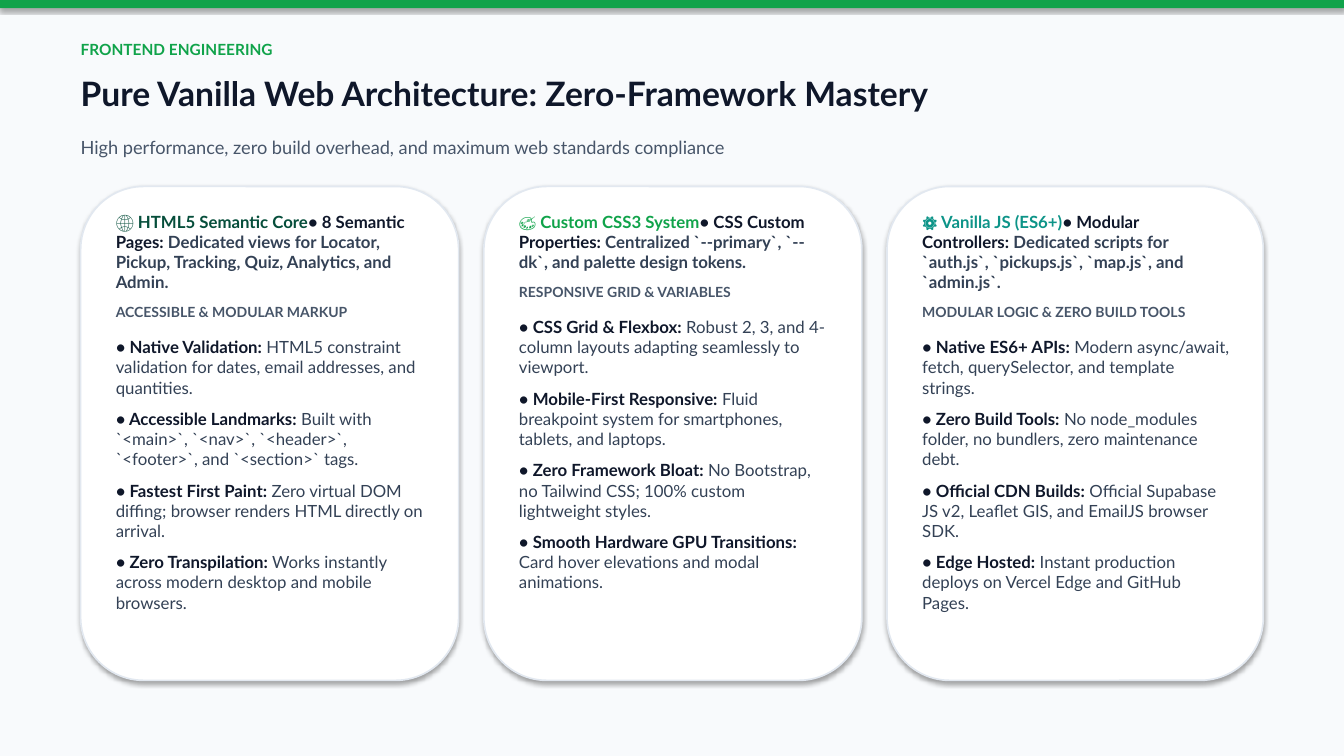
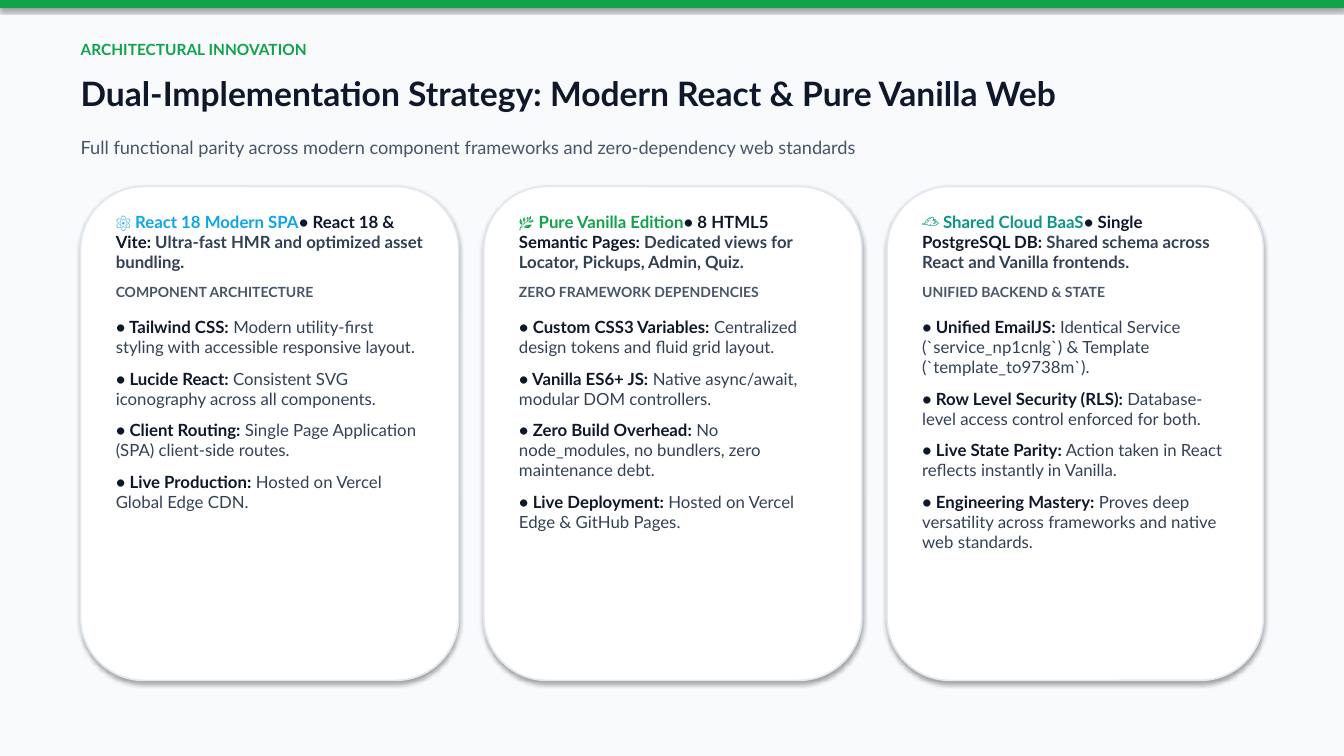
Before and after one commit to chandan-bk/ecocycle-vanilla, a slide deck: slide 6 of EcoCycle_Project_Presentation.pptx. Drawn at 1344x756 pixels with LibreOffice and Linux fonts; fonts in the diff are those of the drawing. Boxes give left, top, right and bottom in pixels: in the first picture for what was removed or moved away, otherwise in the second. Text is boxed around its words. In the diff, an @@ line names an element or a change of style, - is before the commit and + after.

Commit message:
docs(presentation): update presentation for general delivery with both React and Vanilla live sites

```diff
--- a/EcoCycle_Project_Presentation.pptx
+++ b/EcoCycle_Project_Presentation.pptx
@@ text at box(81, 43, 307, 55): text changed @@
-FRONTEND ENGINEERING
+ARCHITECTURAL INNOVATION
@@ text at box(81, 81, 1056, 112): text changed @@
-Pure Vanilla Web Architecture: Zero-Framework Mastery
+Dual-Implementation Strategy: Modern React & Pure Vanilla Web
@@ text at box(81, 140, 855, 157): text changed @@
-High performance, zero build overhead, and maximum web standards compliance
+Full functional parity across modern component frameworks and zero-dependency web standards
@@ text at box(116, 215, 423, 511): text changed @@
-🌐 HTML5 Semantic Core• 8 Semantic Pages: Dedicated views for Locator, Pickup, Tracking, Quiz, Analytics, and Admin.
-ACCESSIBLE & MODULAR MARKUP
-• Native Validation: HTML5 constraint validation for dates, email addresses, and quantities.
-• Accessible Landmarks: Built with `<main>`, `<nav>`, `<header>`, `<footer>`, and `<section>` tags.
-• Fastest First Paint: Zero virtual DOM diffing; browser renders HTML directly on arrival.
-• Zero Transpilation: Works instantly across modern desktop and mobile browsers.
+⚛️ React 18 Modern SPA• React 18 & Vite: Ultra-fast HMR and optimized asset bundling.
+COMPONENT ARCHITECTURE
+• Tailwind CSS: Modern utility-first styling with accessible responsive layout.
+• Lucide React: Consistent SVG iconography across all components.
+• Client Routing: Single Page Application (SPA) client-side routes.
+• Live Production: Hosted on Vercel Global Edge CDN.
@@ text at box(519, 215, 797, 531): text changed @@
-🎨 Custom CSS3 System• CSS Custom Properties: Centralized `--primary`, `--dk`, and palette design tokens.
-RESPONSIVE GRID & VARIABLES
-• CSS Grid & Flexbox: Robust 2, 3, and 4-column layouts adapting seamlessly to viewport.
-• Mobile-First Responsive: Fluid breakpoint system for smartphones, tablets, and laptops.
-• Zero Framework Bloat: No Bootstrap, no Tailwind CSS; 100% custom lightweight styles.
-• Smooth Hardware GPU Transitions: Card hover elevations and modal animations.
+🌿 Pure Vanilla Edition• 8 HTML5 Semantic Pages: Dedicated views for Locator, Pickups, Admin, Quiz.
+ZERO FRAMEWORK DEPENDENCIES
+• Custom CSS3 Variables: Centralized design tokens and fluid grid layout.
+• Vanilla ES6+ JS: Native async/await, modular DOM controllers.
+• Zero Build Overhead: No node_modules, no bundlers, zero maintenance debt.
+• Live Deployment: Hosted on Vercel Edge & GitHub Pages.
@@ text at box(922, 215, 1222, 548): text changed @@
-⚙️ Vanilla JS (ES6+)• Modular Controllers: Dedicated scripts for `auth.js`, `pickups.js`, `map.js`, and `admin.js`.
-MODULAR LOGIC & ZERO BUILD TOOLS
-• Native ES6+ APIs: Modern async/await, fetch, querySelector, and template strings.
-• Zero Build Tools: No node_modules folder, no bundlers, zero maintenance debt.
-• Official CDN Builds: Official Supabase JS v2, Leaflet GIS, and EmailJS browser SDK.
-• Edge Hosted: Instant production deploys on Vercel Edge and GitHub Pages.
+☁️ Shared Cloud BaaS• Single PostgreSQL DB: Shared schema across React and Vanilla frontends.
+UNIFIED BACKEND & STATE
+• Unified EmailJS: Identical Service (`service_np1cnlg`) & Template (`template_to9738m`).
+• Row Level Security (RLS): Database-level access control enforced for both.
+• Live State Parity: Action taken in React reflects instantly in Vanilla.
+• Engineering Mastery: Proves deep versatility across frameworks and native web standards.
```
Also in this commit, not shown: 6 other slides changed, 1 other file.
